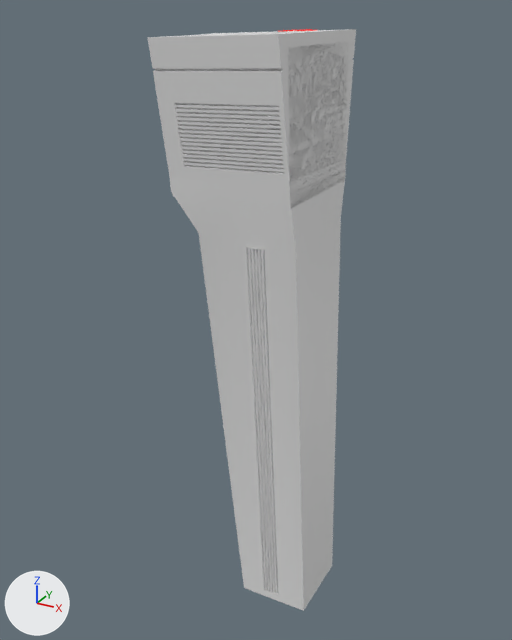
Renders of the FBX model Assets/Models/Props/Computer.fbx from each side of a commit.
Camera for both pictures: a camera (50 mm lens) standing at (-28.6, -9.73, -0.22) and looking at (-33.94, -0.02, -5.07). The axes (+X, +Y, +Z) are drawn at lower left. The lights are the same throughout. Where no turn or scale is listed for an object, it has been applied to the vertices.
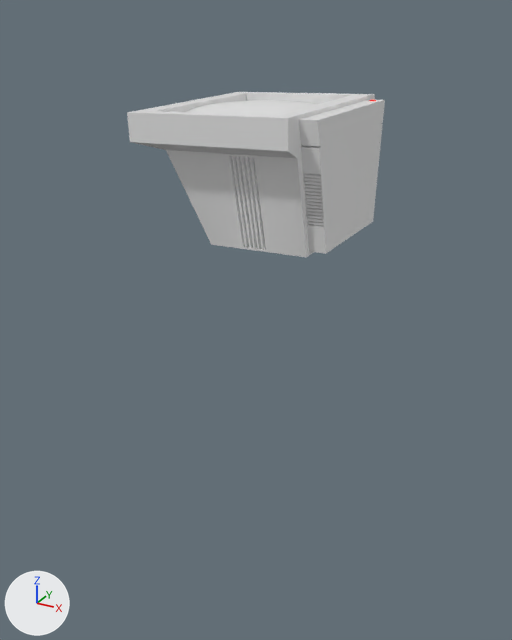
Changed parts and their boxes (x1, y1, x2, y2) in the pictures (512 x 640 px; the box of a moved part takes in the faces that stretch with it):
'Cube', reshaped (46% wider, 71% shorter): before (170, 44, 346, 611); after (127, 92, 385, 257)
'Cube.001', deleted: before (147, 29, 356, 207)
    faces in mat_material_010 (white #e7e7e7): (147, 29, 356, 207)
'Cube.002', deleted: before (186, 32, 344, 182)
part 1 of me_cube_007, moved or reshaped: before (170, 44, 346, 611); after (127, 92, 375, 257)
part 2 of me_cube_007, moved or reshaped (not visible before): after (186, 100, 316, 115)
part 3 of me_cube_007, added: after (299, 99, 385, 254)

What changed in the scene script:
```text
Change me_cube_007:
    used by ob_cube; location = (-33.86, -0.08, -1.7)
    remove me_cube_007.from_pydata(...)  # 339 vertices, 314 faces; spans x -1.04..1.31, y -1.0..1.0, z -8.65..1.08
    add me_cube_007.from_pydata(...)  # 867 vertices, 776 faces; spans x -1.26..1.58, y -1.54..1.54, z -1.76..0.25
    me_cube_007 part 1: the loose piece of 204 vertices spanning x -1.04..1.31, y -1.0..1.0, z -8.65..1.04 is multiplied about the mesh origin by the matrix ((1.253, 0.001, 0.038), (0.001, 1.534, 0.0), (0.038, 0.0, 0.204))
    me_cube_007 part 2: the loose piece of 135 vertices spanning x -0.9..0.9, y -0.96..0.96, z -0.78..1.08 is multiplied about the mesh origin by the matrix ((1.253, 0.001, 0.038), (0.001, 1.534, 0.0), (0.038, 0.0, 0.204))
    me_cube_007 part 3: a new loose piece of 400 vertices spanning x 1.21..1.58, y -1.23..1.27, z -1.64..0.2, in mat_material_010 (white #e7e7e7)
    add me_cube_007.materials.append(mat_material_011)  # red #9d0300
Remove ob_cube_001:
    ob_cube_001 = bpy.data.objects.new('Cube.001', me_cube_008)
    ob_cube_001.location = (-33.86, -0.08, -1.7)
Remove ob_cube_002:
    ob_cube_002 = bpy.data.objects.new('Cube.002', me_cube_009)
    ob_cube_002.location = (-33.86, -0.08, -1.7)
```
